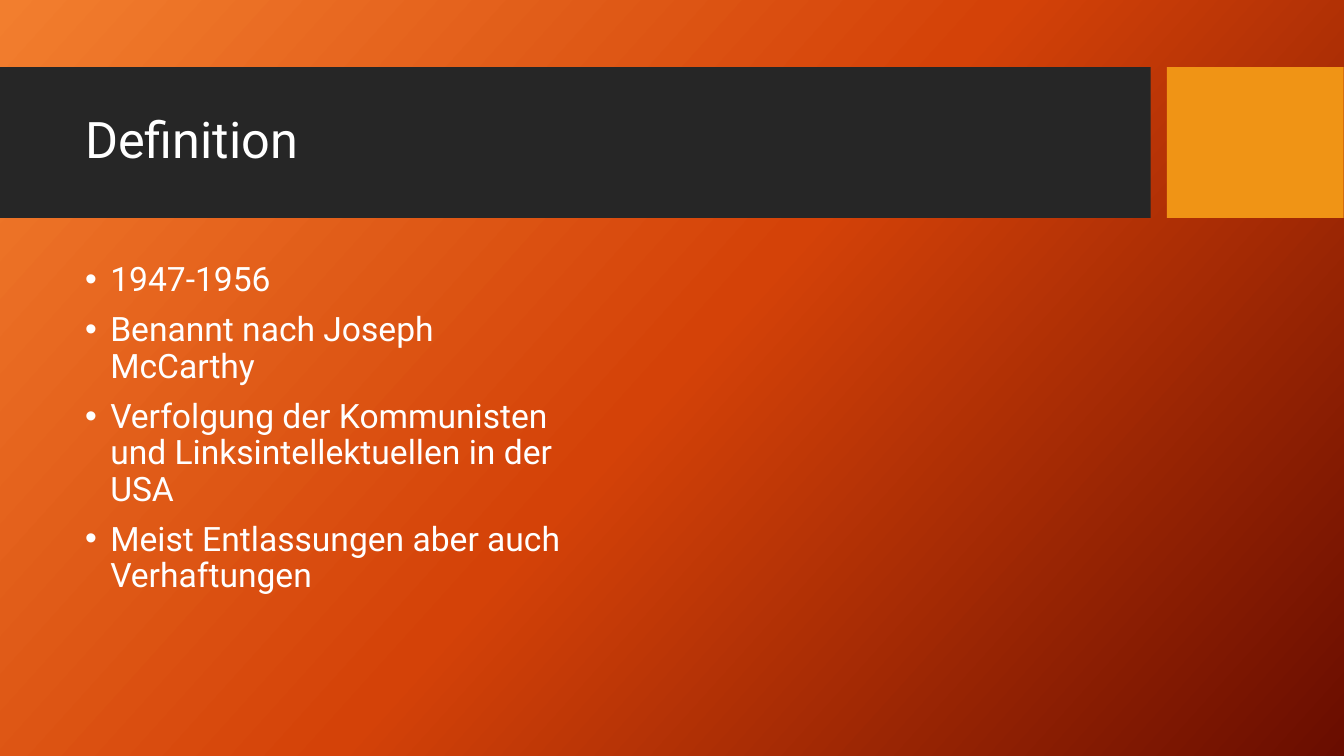
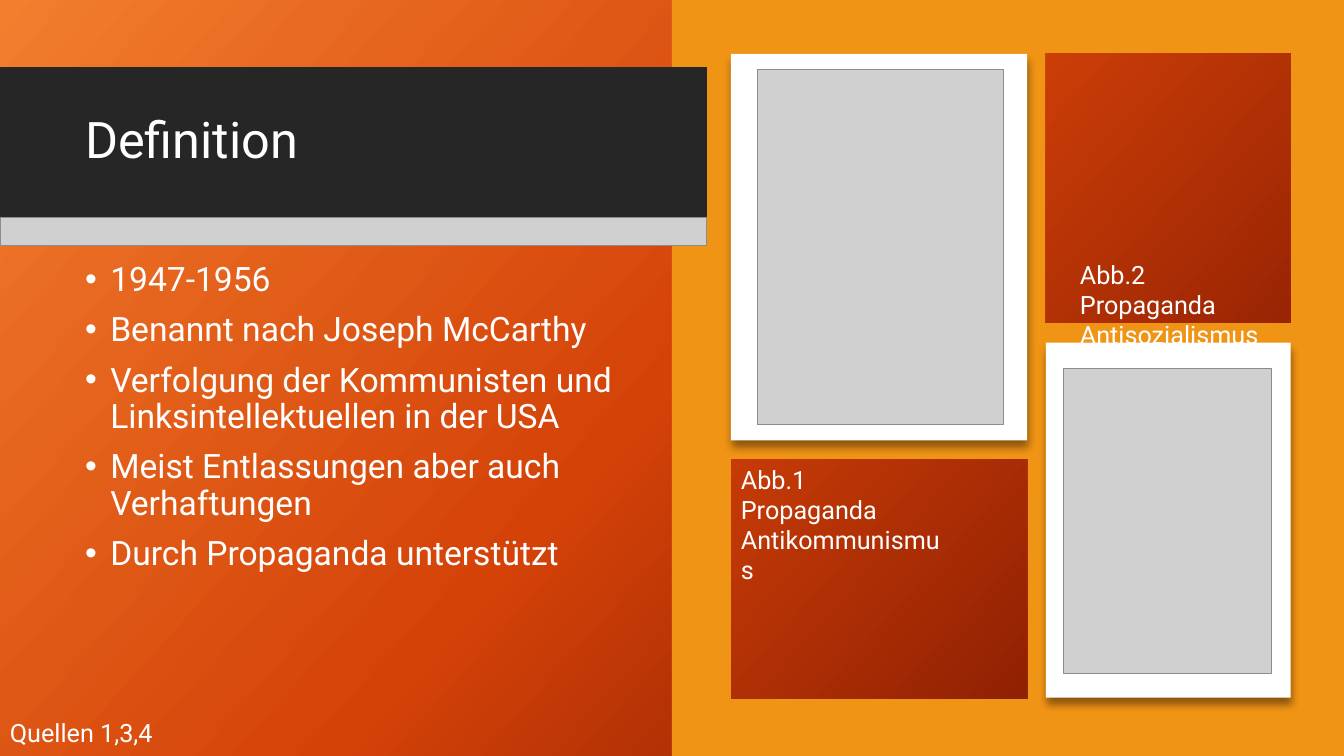
Before and after one commit to AkazeX/Schule, a slide deck: slide 3 of BM/Geschichte/McCathyismus/McCarthyismus.pptx. Drawn at 1344x756 pixels with LibreOffice and Linux fonts; fonts in the diff are those of the drawing; grey boxes stand for pictures; background and template pictures are left out. Boxes give left, top, right and bottom in pixels: in the first picture for what was removed or moved away, otherwise in the second. Text is boxed around its words. In the diff, an @@ line names an element or a change of style, - is before the commit and + after.

```diff
--- a/BM/Geschichte/McCathyismus/McCarthyismus.pptx
+++ b/BM/Geschichte/McCathyismus/McCarthyismus.pptx
@@ rectangle added at bbox=[0, 0, 1344, 756], fill gradient #F18031 to #D54209 to #6A0D00 @@
@@ rectangle added at bbox=[673, 0, 1344, 756], fill #F09415 @@
@@ rectangle added at bbox=[731, 53, 1027, 441], fill #FFFFFF @@
@@ rectangle added at bbox=[1046, 53, 1291, 323], fill gradient #F18031 to #D54209 to #6A0D00 @@
@@ rectangle removed at bbox=[0, 68, 1150, 219] @@
@@ rectangle added at bbox=[0, 68, 1150, 219], fill #262626 @@
@@ rectangle added at bbox=[0, 68, 707, 219], fill #262626 @@
@@ picture added at bbox=[757, 70, 1003, 424] @@
@@ rectangle removed at bbox=[1168, 68, 1344, 219] @@
@@ rectangle added at bbox=[1168, 68, 1344, 219], fill #F09415 @@
@@ picture added at bbox=[0, 217, 1150, 252] @@
@@ picture added at bbox=[0, 217, 707, 245] @@
@@ picture added at bbox=[1168, 218, 1344, 234] @@
@@ text added at bbox=[1080, 265, 1258, 351], 18 pt, text #FFFFFF @@
+Abb.2 Propaganda Antisozialismus
@@ rectangle added at bbox=[1046, 343, 1291, 698], fill #FFFFFF @@
@@ picture added at bbox=[1064, 369, 1271, 674] @@
@@ rectangle added at bbox=[732, 459, 1028, 699], fill gradient #F18031 to #D54209 to #6A0D00 @@
@@ text added at bbox=[741, 470, 877, 525], 18 pt, text #FFFFFF @@
+Abb.1 Propaganda Antikommunismus
@@ text at bbox=[110, 539, 559, 572]: paragraph added @@
+• Durch Propaganda unterstützt
@@ text added at bbox=[10, 723, 152, 746], 18 pt, text #FFFFFF @@
+Quellen 1,3,4
```
Also in this commit, not shown: 6 other slides changed, 3 slides added, 2 slides removed, 1 other file.
